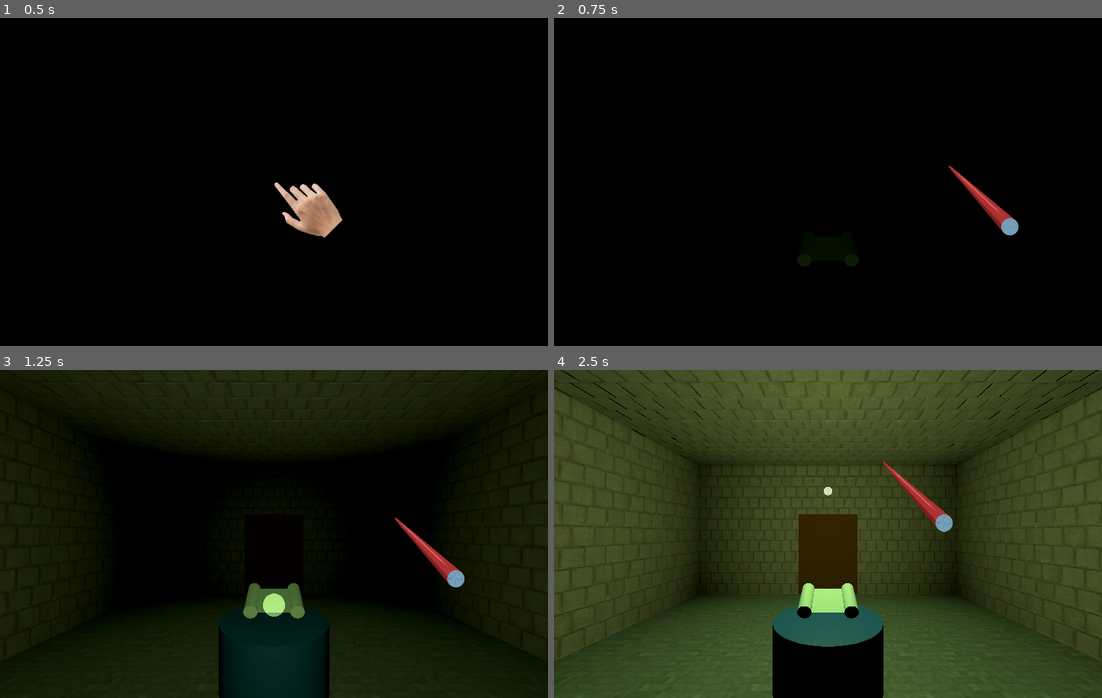
Above: before the commit, frames 1-4 (two rows, left to right).
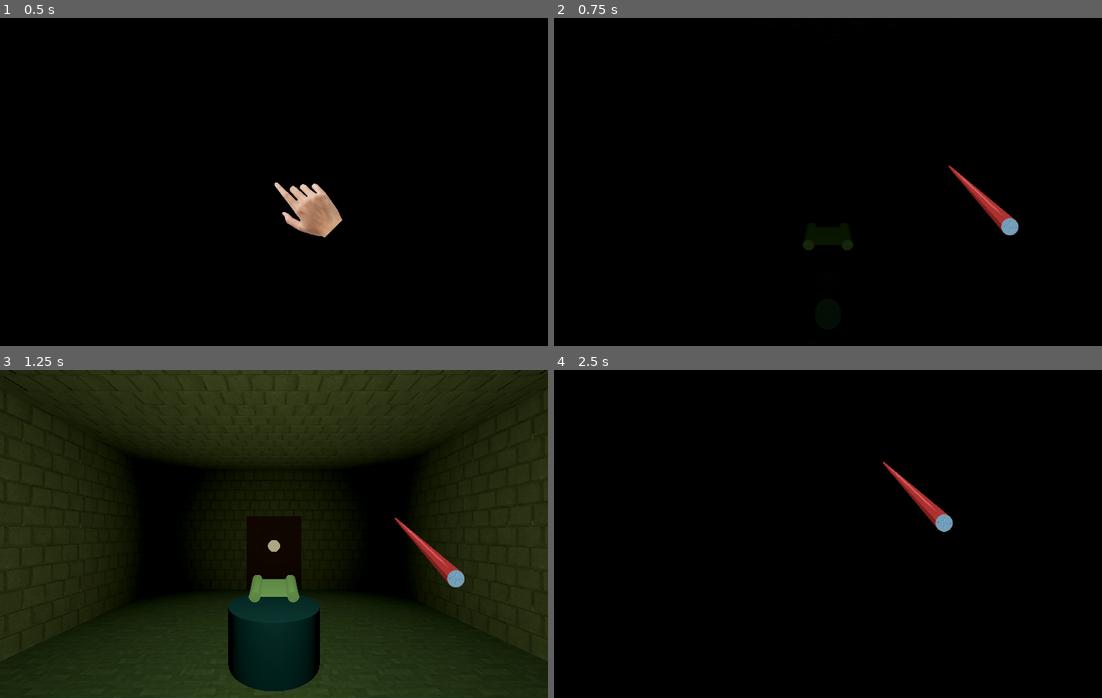
Above: after the commit, the same moments.

Repository: Wake1st/symbols-and-sorcery
Game: Godot game, scene res://rooms/light_room.tscn
Two runs of this game, one before a commit and one after it. Both use one fixed random seed, a clock stepped at 60 frames per second and the inputs below.
Inputs (mouse positions are in pixels of both pictures, inside the frame that each line leads up to):
- Up to frame 1 (0.5 s): no input
- Up to frame 2 (0.75 s): tap Enter at 0.5 s; move the mouse to (948, 165) at 0.52 s; hold Right mouse button (use_wand) from 0.53 s (still down); click (948, 165) at 0.67 s
- Up to frame 3 (1.25 s): keep holding Right mouse button (use_wand)
- Up to frame 4 (2.5 s): move the mouse to (718, 550) at 1.27 s; release Right mouse button (use_wand) at 1.28 s; right-click (718, 550) at 1.35 s; click (718, 550) at 1.42 s; move the mouse to (882, 461) at 2.02 s; hold Right mouse button (use_wand) from 2.03 s (still down); click (882, 461) at 2.17 s

Frame 1 is identical in both runs. In frame 2, 0.2% of the frame differs, in the area x 44-56%, y 68-76%; in frame 3, 9.3%; in frame 4, 95%, in the area x 0-100%, y 0-100%.

Commit message:
scroll pickup init

Diff:
--- /dev/null
+++ b/pickup_item.gd
@@ -0,0 +1,37 @@
+extends Node3D
+
+signal finished()
+
+@onready var timer = %Timer
+@onready var follower = %Follower
+
+@export_category("Pickup Item")
+@export var pickup_time:float = 1.8
+@export var item:Node3D
+
+var picking_up:bool = false
+var picked_up:bool = false
+
+
+func pick_up() -> void:
+	if !picked_up:
+		picking_up = true
+		timer.start()
+
+
+func _ready():
+	timer.wait_time = pickup_time
+	follower.progress_ratio = 0
+
+
+func _physics_process(_delta):
+	if picking_up:
+		var progress = 1.0 - timer.time_left/pickup_time
+		follower.progress_ratio = progress
+		item.global_position = follower.global_position
+
+
+func _on_timer_timeout():
+	picking_up = false
+	picked_up = true
+	finished.emit()
--- /dev/null
+++ b/pickup_item.tscn
@@ -0,0 +1,26 @@
+[gd_scene load_steps=3 format=3 uid="uid://ia75mudsvqo4"]
+
+[ext_resource type="Script" path="res://pickup_item.gd" id="1_1dx40"]
+
+[sub_resource type="Curve3D" id="Curve3D_dkka4"]
+_data = {
+"points": PackedVector3Array(0, 0, 0, 0, 0.8, -0.1, 0, 0.8, 0, 0, 0, -1, 0, 0, 0, 0, 0.8, 2.2),
+"tilts": PackedFloat32Array(0, 0)
+}
+point_count = 2
+
+[node name="PickupItem" type="Node3D"]
+script = ExtResource("1_1dx40")
+
+[node name="Path" type="Path3D" parent="."]
+curve = SubResource("Curve3D_dkka4")
+
+[node name="Follower" type="PathFollow3D" parent="Path"]
+unique_name_in_owner = true
+transform = Transform3D(1, 0, 0, 0, 0.187112, -0.982338, 0, 0.982338, 0.187112, 0, 0.8, 0)
+
+[node name="Timer" type="Timer" parent="."]
+unique_name_in_owner = true
+one_shot = true
+
+[connection signal="timeout" from="Timer" to="." method="_on_timer_timeout"]
--- a/rooms/light_room.gd
+++ b/rooms/light_room.gd
@@ -2,8 +2,22 @@
 
 @onready var wand = %Wand
 @onready var light = %Light
+@onready var scrollPickup = %ScrollPickup
+@onready var scroll = %Scroll
 
 
 func _ready():
+	#	setup spell casting
 	wand.cast_light.connect(light.cast)
 	light.finished.connect(wand.spell_finished)
+
+	#	setup interactive mechanics
+	scroll.selected.connect(scrollPickup.pick_up)
+	scrollPickup.finished.connect(handle_scroll_pickup)
+
+
+func handle_scroll_pickup() -> void:
+	scrollPickup.remove_child(scroll)
+	scroll.queue_free()
+
+	#	TODO: give scroll to player
--- a/rooms/light_room.tscn
+++ b/rooms/light_room.tscn
@@ -6,6 +6,7 @@
 [ext_resource type="PackedScene" uid="uid://c0ycl65jph6ju" path="res://wand.tscn" id="1_pq1el"]
 [ext_resource type="MeshLibrary" uid="uid://bwbsu80ly13cd" path="res://tilesets/dungeon_tileset.tres" id="2_7m75w"]
 [ext_resource type="PackedScene" uid="uid://c8xaptr321o6k" path="res://light/light.tscn" id="2_sek2c"]
+[ext_resource type="PackedScene" uid="uid://ia75mudsvqo4" path="res://pickup_item.tscn" id="5_n1bqh"]
 
 [sub_resource type="StandardMaterial3D" id="StandardMaterial3D_uju3m"]
 albedo_color = Color(0.309804, 0.156863, 0.0352941, 1)
@@ -41,6 +42,7 @@
 
 [node name="Light" parent="." instance=ExtResource("2_sek2c")]
 unique_name_in_owner = true
+spellTime = 1.2
 
 [node name="Cursor" parent="." instance=ExtResource("1_lt0wb")]
 
@@ -53,18 +55,24 @@
 mesh = SubResource("CylinderMesh_s22qy")
 
 [node name="Camera3D" type="Camera3D" parent="."]
-transform = Transform3D(1, 0, 0, 0, 1, 0, 0, 0, 1, 0, 1.4, 2)
+transform = Transform3D(1, 0, 0, 0, 1, 0, 0, 0, 1, 0, 1.4, 2.4)
 current = true
 
-[node name="Scroll" parent="." instance=ExtResource("1_dr2h3")]
-transform = Transform3D(0.2, 0, 0, 0, 0.0517638, 0.193185, 0, -0.193185, 0.0517638, 0, 0.789445, 0)
+[node name="ScrollPickup" parent="." node_paths=PackedStringArray("item") instance=ExtResource("5_n1bqh")]
+unique_name_in_owner = true
+pickup_time = 2.0
+item = NodePath("Scroll")
+
+[node name="Scroll" parent="ScrollPickup" instance=ExtResource("1_dr2h3")]
+unique_name_in_owner = true
+transform = Transform3D(0.2, 0, 0, 0, 0.0517638, 0.193185, 0, -0.193185, 0.0517638, 0, 0.8, 0)
 
 [node name="GridMap" type="GridMap" parent="."]
 mesh_library = ExtResource("2_7m75w")
 cell_size = Vector3(1, 1, 1)
 cell_center_y = false
 data = {
-"cells": PackedInt32Array(0, 0, 655361, 0, 65535, 655361, 65 …(926 unchanged characters)… 3, 65532, 655360, 65534, 65532, 655360, 65535, 65532, 655360, 0, 65532, 655360, 1, 65532, 655360, 2, 65532, 655360)
+"cells": PackedInt32Array(0, 0, 655361, 0, 65535, 655361, 65 …(926 unchanged characters)… 3, 65532, 655360, 65534, 65532, 655360, 0, 65532, 655360, 1, 65532, 655360, 2, 65532, 655360, 65535, 65532, 655360)
 }
 
 [node name="WorldEnvironment" type="WorldEnvironment" parent="."]
--- /dev/null
+++ b/scroll/scroll.gd
@@ -0,0 +1,14 @@
+extends StaticBody3D
+
+signal selected
+
+var mouse_over:bool = false
+
+
+func _on_mouse_entered():
+	mouse_over = true
+
+
+func _physics_process(_delta):
+	if mouse_over && Input.is_mouse_button_pressed(MOUSE_BUTTON_LEFT):
+		selected.emit()
--- a/scroll/scroll.tscn
+++ b/scroll/scroll.tscn
@@ -1,6 +1,7 @@
-[gd_scene load_steps=4 format=3 uid="uid://be8eeq80vf17t"]
+[gd_scene load_steps=6 format=3 uid="uid://be8eeq80vf17t"]
 
 [ext_resource type="Material" uid="uid://cusiederqvma0" path="res://scroll/scroll_sheet.tres" id="1_cpaw1"]
+[ext_resource type="Script" path="res://scroll/scroll.gd" id="1_wqsti"]
 
 [sub_resource type="CylinderMesh" id="CylinderMesh_rji3f"]
 material = ExtResource("1_cpaw1")
@@ -11,7 +12,11 @@
 material = ExtResource("1_cpaw1")
 size = Vector2(2, 2)
 
-[node name="Scroll" type="Node3D"]
+[sub_resource type="BoxShape3D" id="BoxShape3D_r6aia"]
+size = Vector3(2.6, 2, 0.6)
+
+[node name="Scroll" type="StaticBody3D"]
+script = ExtResource("1_wqsti")
 
 [node name="RightPillar" type="MeshInstance3D" parent="."]
 transform = Transform3D(1, 0, 0, 0, 1, 0, 0, 0, 1, 1, 0, 0)
@@ -23,3 +28,9 @@
 [node name="LeftPillar" type="MeshInstance3D" parent="."]
 transform = Transform3D(1, 0, 0, 0, 1, 0, 0, 0, 1, -1, 0, 0)
 mesh = SubResource("CylinderMesh_rji3f")
+
+[node name="CollisionShape3D" type="CollisionShape3D" parent="."]
+transform = Transform3D(1, 0, 0, 0, 1, 0, 0, 0, 1, 0.0560913, 0.0375977, 0)
+shape = SubResource("BoxShape3D_r6aia")
+
+[connection signal="mouse_entered" from="." to="." method="_on_mouse_entered"]
Not shown: 1 places in rooms/light_room.tscn that only renumber resources
